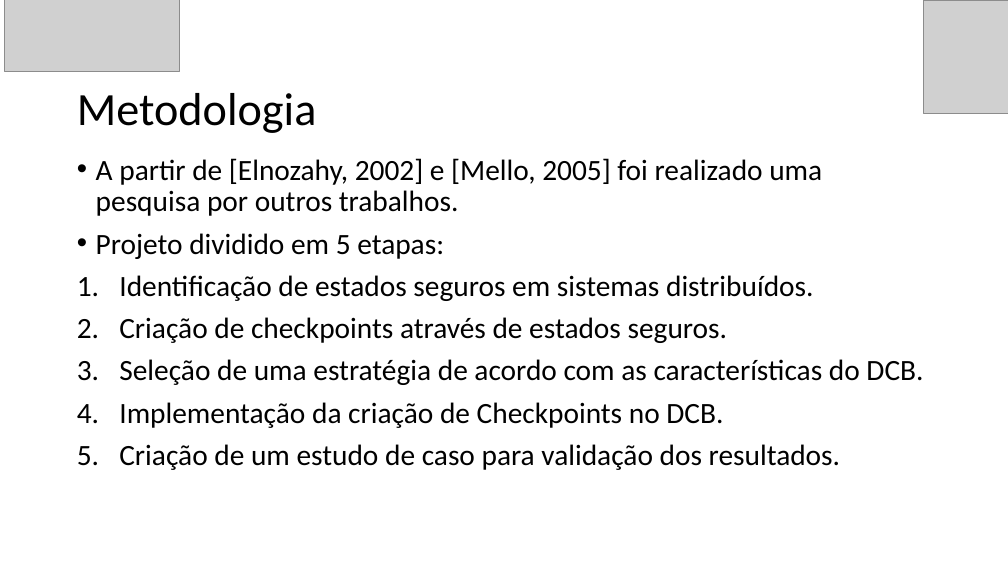
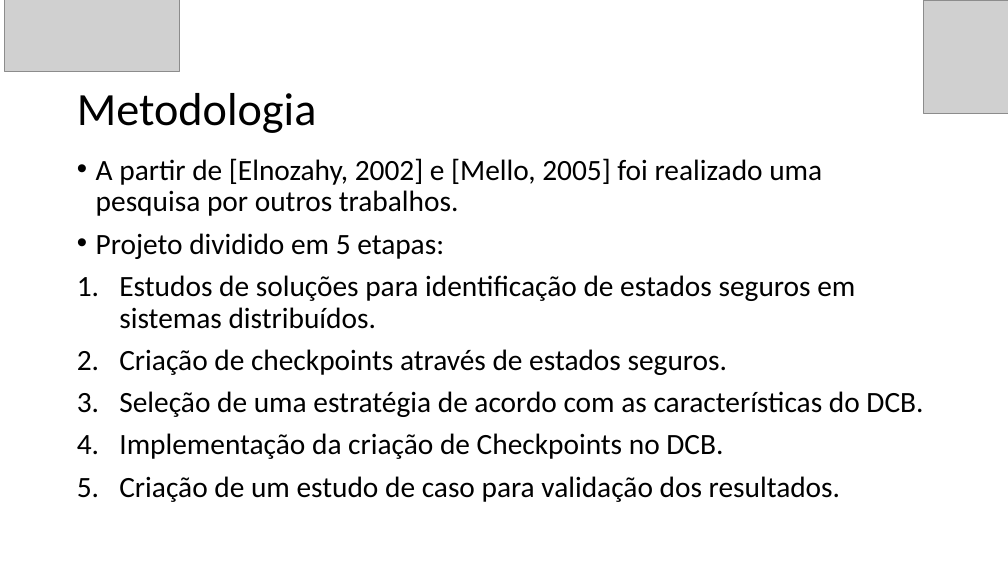
Before and after one commit to GuilhermeBizzani/TCC, a slide deck: slide 13 of Defesa Projeto.pptx (slide 14 before the commit). Drawn at 1008x567 pixels with LibreOffice and Linux fonts; fonts in the diff are those of the drawing; grey boxes stand for pictures. Boxes give left, top, right and bottom in pixels: in the first picture for what was removed or moved away, otherwise in the second. Text is boxed around its words. In the diff, an @@ line names an element or a change of style, - is before the commit and + after.

```diff
--- a/Defesa Projeto.pptx
+++ b/Defesa Projeto.pptx
@@ text at bbox=[119, 275, 855, 329]: text changed @@
-1. Identificação de estados seguros em sistemas distribuídos.
+1. Estudos de soluções para identificação de estados seguros em sistemas distribuídos.
```
Also in this commit, not shown: 3 other slides changed, 1 slide added, 1 slide removed.
